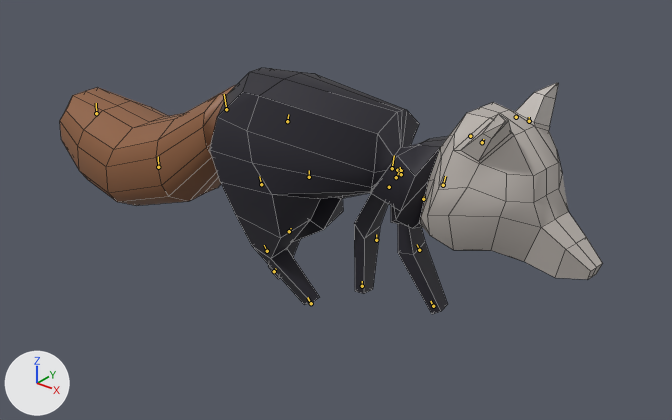
Renders of the FBX model Maya Models/Animations/ue4/fox_walk.fbx from each side of a commit.
Both versions are drawn from a 50 mm camera at (0.423, -0.603, 0.334) aimed at (-0.075, 0.02, -0.053). Arrows for +X, +Y and +Z are at lower left; the lights stay in place. Both versions are drawn at frame 1 of the action 'Take 001'; the numbers are the values there. The bones that bend it are drawn over the model as lines. Mesh edges are drawn as thin lines.

Objects in the first picture: 'fox_geo'.
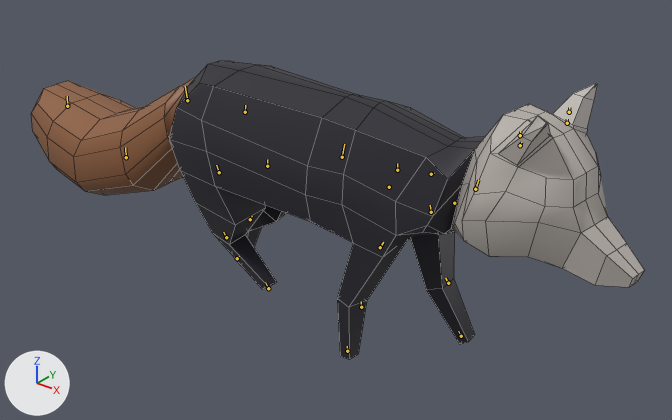
Commit message: fixed fox walk

Boxes (x1, y1, x2, y2) around the edits, measured in the pictures (672 x 420 px):
'fox_geo', posed (13% wider, 21% taller)
    before: (60, 68, 603, 314)
    after: (31, 61, 644, 359)
bone 'abdomen_root', root to tip
    before: (397, 170) to (397, 169)
    after: (397, 170) to (397, 163)

Diff of the bpy script that builds the scene:
```diff
--- a/Maya Models/Animations/ue4/fox_walk.fbx.py
+++ b/Maya Models/Animations/ue4/fox_walk.fbx.py
@@ bone_abdomen_root @@
 bone_abdomen_root = bpy.data.objects['Armature'].pose.bones['abdomen_root']  # child of 'rootpoop'
-bone_abdomen_root.scale = (1.0, 1.0, 1.0)
+bone_abdomen_root.scale = (10.0, 10.0, 10.0)
```
